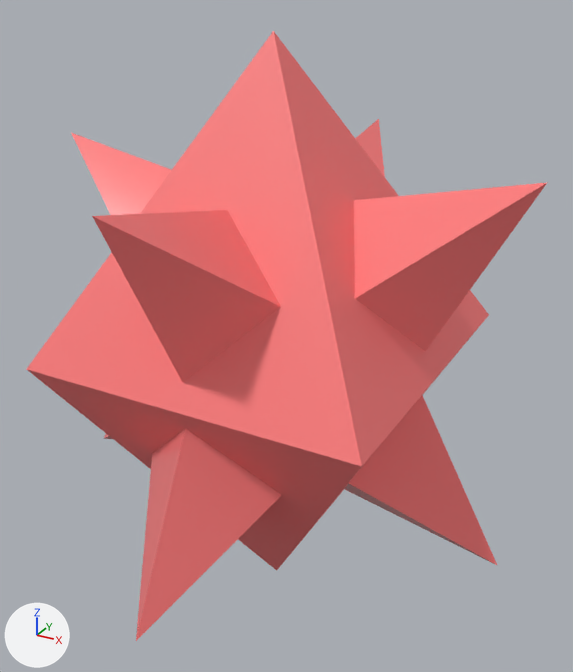
Renders of the FBX model GamesProgAssignment4/PRedesign/Content/Models/Enemy Model/TetraEnemyRed.fbx from each side of a commit.
The view is the same before and after, from a camera (50 mm lens) standing at (0.854, -1.498, 0.766) and looking at (0.021, 0.016, 0.009). The axes (+X, +Y, +Z) are drawn at lower left. The lights are the same throughout. Where no turn or scale is listed for an object, it has been applied to the vertices.

Names of what the first picture shows: 'Diamond', 'Spike'.
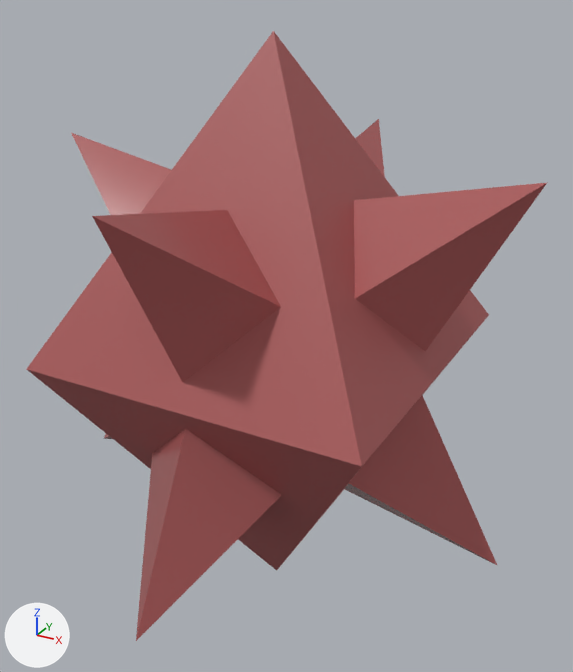
Where the change shows, as pixel boxes [x1, y1, x2, y2] in the pictures (573 x 672 px):
'Diamond', recoloured
    both: [27, 31, 489, 570]
'Spike', recoloured (red to brown)
    both: [71, 119, 548, 641]

The edits, one by one:
Material 'Default.001' (mat_default_001) changes colour from red #ff7c7c to brown #aa5959; in linear values from (1.0, 0.2, 0.2) to (0.4, 0.1, 0.1).
Material 'Default' (mat_default) changes colour from red #ff7c7c to brown #aa5959; in linear values from (1.0, 0.2, 0.2) to (0.4, 0.1, 0.1).
